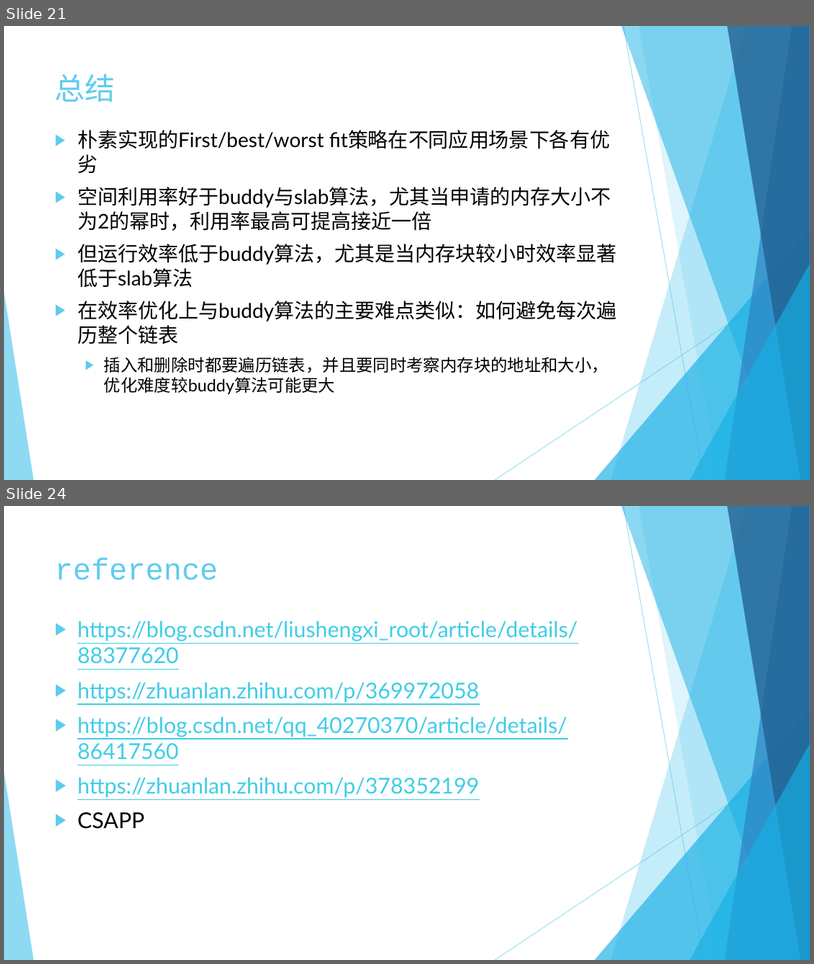
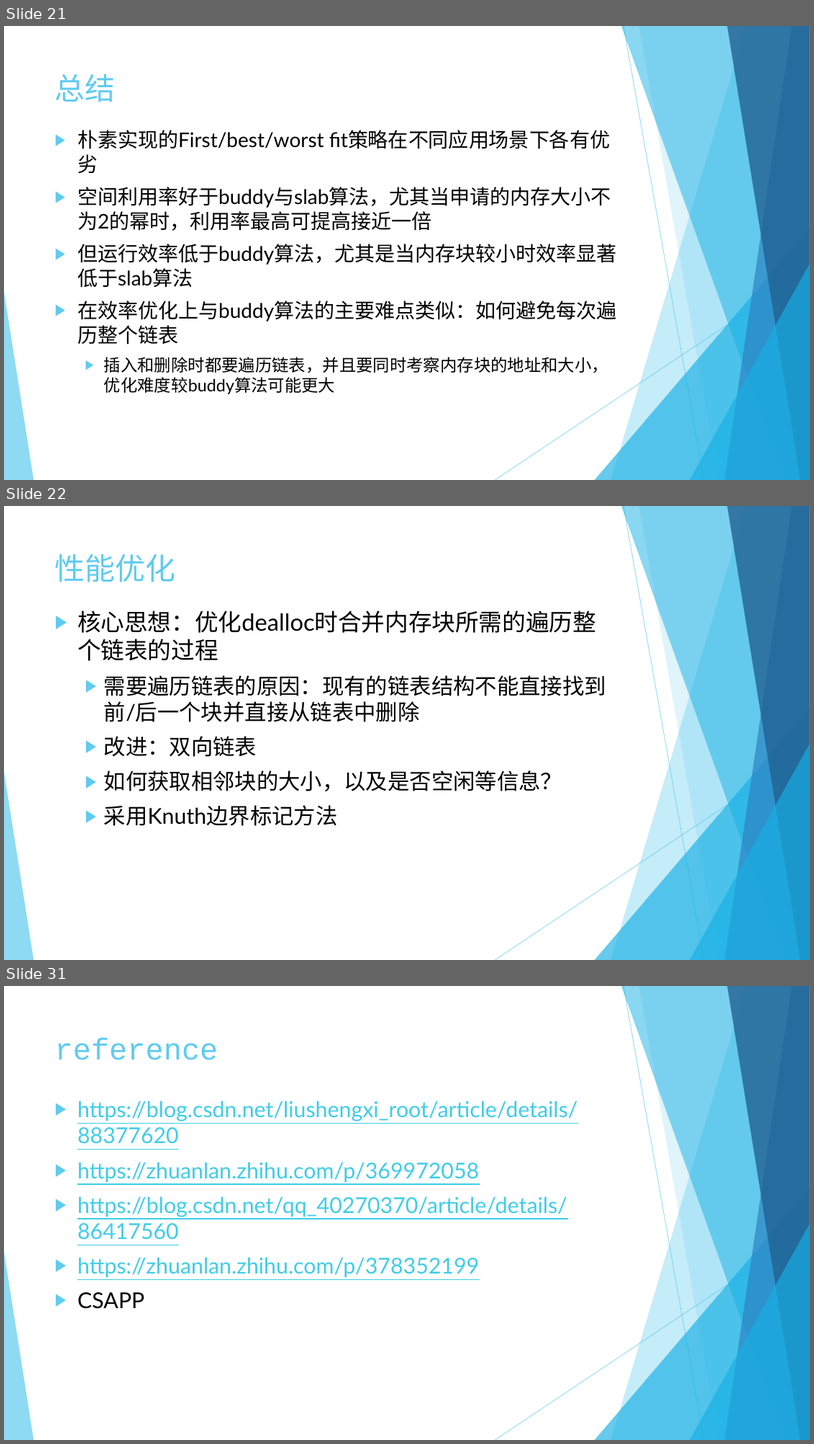
Before and after one commit to rcore-os/mem_malloc_subsystem, a slide deck: slides/week8.pptx. Shown one above the other, each under a label of ours: slides 21 and 24 before the commit, slides 21, 22 and 31 after it; the slides between them are not shown. The pictures are 814x964 and 814x1444 pixels, drawn with LibreOffice and Linux fonts; fonts in the diff are those of the drawing. Boxes give left, top, right and bottom in pixels: in the first picture for what was removed or moved away, otherwise in the second. Text is boxed around its words. In the diff, an @@ line names an element or a change of style, - is before the commit and + after.

```diff
--- a/slides/week8.pptx
+++ b/slides/week8.pptx
@@ slide 22 added at [4, 506, 810, 960], background #FFFFFF; not listed: 10 template elements that a slide beside it also shows @@
@@ title added at [55, 554, 176, 582], 36 pt, text #5FCBEF @@
+性能优化
@@ text added at [77, 610, 607, 826], 26 pt, text #000000 @@
+▶ 核心思想：优化dealloc时合并内存块所需的遍历整个链表的过程
+  ▶ 需要遍历链表的原因：现有的链表结构不能直接找到前/后一个块并直接从链表中删除
+  ▶ 改进：双向链表
+  ▶ 如何获取相邻块的大小，以及是否空闲等信息？
+  ▶ 采用Knuth边界标记方法
@@ what was slide 24 is now slide 31 @@
```
Also in this commit, not shown: 3 slides changed, 7 other slides added, 1 slide removed.
